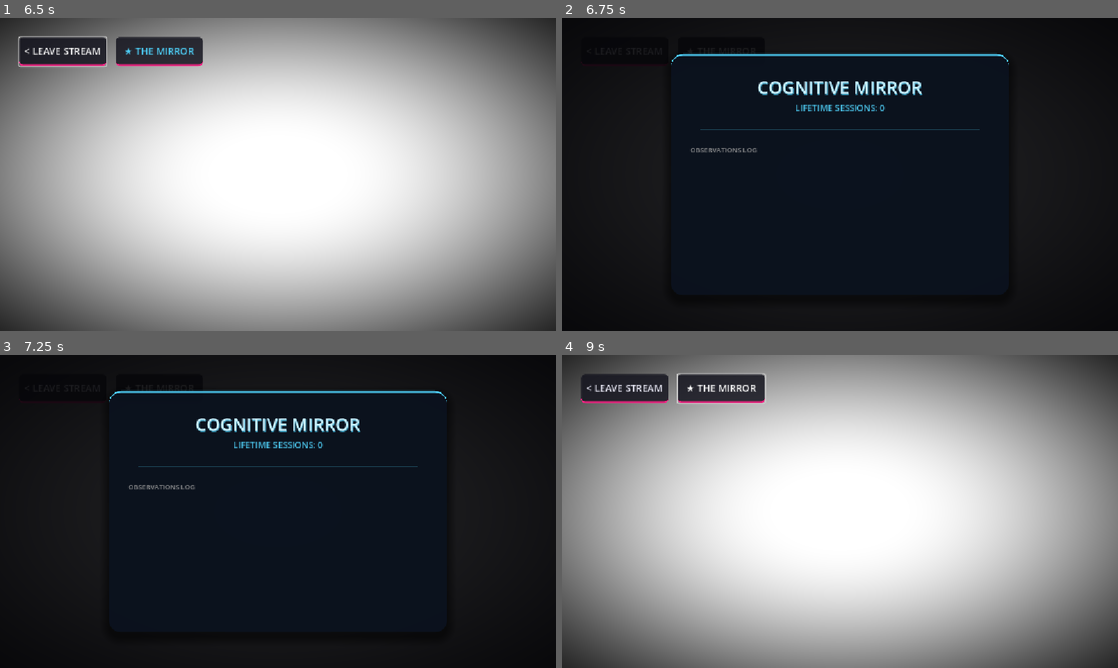
Above: before the commit, frames 1-4 (two rows, left to right).
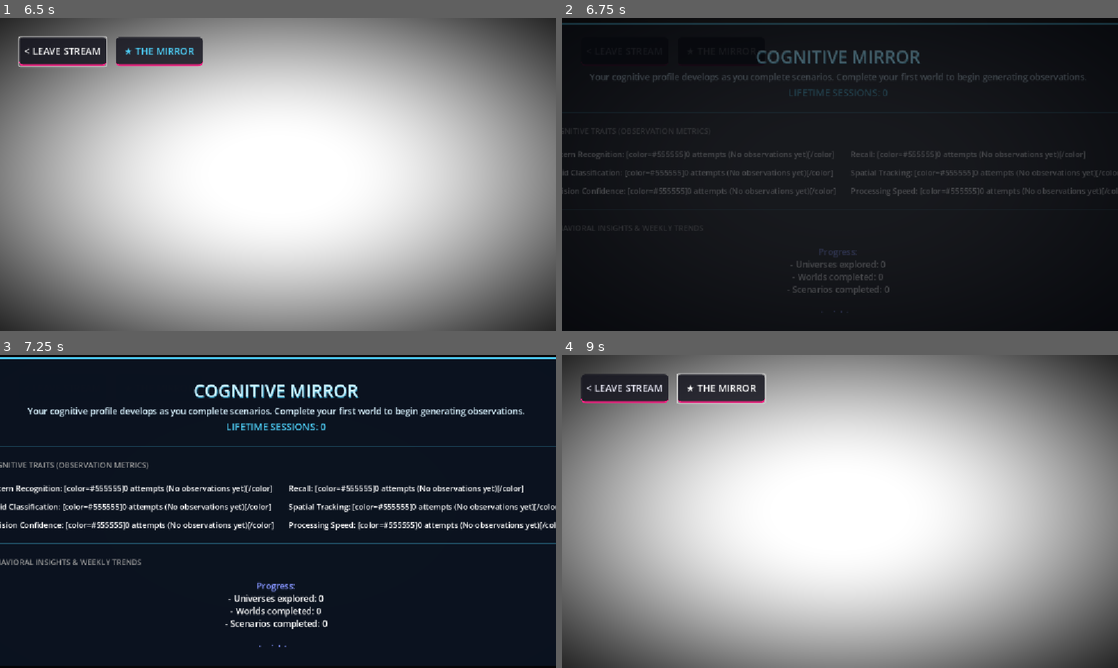
Above: after the commit, the same moments.

Repository: ITTYBITTYBITES/2-second-witness-mobile
Game: Godot game, scene res://MainShell.tscn
Two runs of this game, one before a commit and one after it. Both use one fixed random seed, a clock stepped at 60 frames per second and the inputs below.
Inputs (mouse positions are in pixels of both pictures, inside the frame that each line leads up to):
- Up to frame 1 (6.5 s): click "BEGIN" at 0.5 s; click "History (OWNED) Explore civil…" at 1.25 s; click "Ancient Egypt 12 scenarios | …" at 2 s; click "< LEAVE STREAM" at 2.75 s; click "★ THE MIRROR" at 3.5 s; click "Pyramids 10 scenarios | Compl…" at 4.25 s; click "< LEAVE STREAM" at 5 s; click "Nile Delta 15 scenarios | Com…" at 5.75 s
- Up to frame 2 (6.75 s): click "★ THE MIRROR" at 6.5 s
- Up to frame 3 (7.25 s): no input
- Up to frame 4 (9 s): click "< LEAVE STREAM" at 7.25 s; click "★ THE MIRROR" at 8 s; tap Enter at 8.75 s; move the mouse to (962, 495) at 8.77 s; click (962, 495) at 8.92 s

Frame 1 is identical in both runs. In frame 2, 6.8% of the frame differs, in the area x 0-100%, y 1-95%; in frame 3, 10%, in the area x 0-100%, y 0-94%; in frame 4, nothing differs.
Error before the commit: Parse Error: Cannot find member "ALIGN_CENTER" in base "HBoxContainer". (res://scripts/ui/screens/PlayerProfileScreen.gd:120)

Commit message:
feat(phase2.5+): restore complete intended Cognitive Mirror node hierarchy and data binding, populating all 6 cognitive traits, weekly trends, adaptive recommendations, and 3-way navigation options

Diff:
--- a/app/scenes/ui/screens/PlayerProfileScreen.tscn
+++ b/app/scenes/ui/screens/PlayerProfileScreen.tscn
@@ -3,7 +3,7 @@
 [ext_resource type="Script" path="res://scripts/ui/screens/PlayerProfileScreen.gd" id="1_prof"]
 
 [sub_resource type="StyleBoxFlat" id="StyleBoxFlat_glass"]
-bg_color = Color(0.0431373, 0.0745098, 0.12549, 0.85098)
+bg_color = Color(0.0431373, 0.0745098, 0.12549, 0.95)
 border_width_top = 4
 border_color = Color(0.298039, 0.788235, 0.941176, 1)
 corner_radius_top_left = 24
@@ -11,7 +11,7 @@
 corner_radius_bottom_right = 24
 corner_radius_bottom_left = 24
 shadow_color = Color(0, 0, 0, 0.5)
-shadow_size = 20
+shadow_size = 30
 shadow_offset = Vector2(0, 10)
 
 [sub_resource type="StyleBoxLine" id="StyleBoxLine_sep"]
@@ -41,10 +41,10 @@
 anchor_top = 0.5
 anchor_right = 0.5
 anchor_bottom = 0.5
-offset_left = -350.0
-offset_top = -250.0
-offset_right = 350.0
-offset_bottom = 250.0
+offset_left = -480.0
+offset_top = -320.0
+offset_right = 480.0
+offset_bottom = 320.0
 grow_horizontal = 2
 grow_vertical = 2
 theme = SubResource("Theme_profile")
@@ -57,15 +57,20 @@
 theme_override_constants/margin_right = 40
 theme_override_constants/margin_bottom = 40
 
-[node name="VBoxContainer" type="VBoxContainer" parent="PanelContainer/MarginContainer"]
+[node name="ScrollContainer" type="ScrollContainer" parent="PanelContainer/MarginContainer"]
 layout_mode = 2
-theme_override_constants/separation = 30
+horizontal_scroll_mode = 0
 
-[node name="Header" type="VBoxContainer" parent="PanelContainer/MarginContainer/VBoxContainer"]
+[node name="VBoxContainer" type="VBoxContainer" parent="PanelContainer/MarginContainer/ScrollContainer"]
+layout_mode = 2
+size_flags_horizontal = 3
+theme_override_constants/separation = 25
+
+[node name="Header" type="VBoxContainer" parent="PanelContainer/MarginContainer/ScrollContainer/VBoxContainer"]
 layout_mode = 2
 theme_override_constants/separation = 5
 
-[node name="Title" type="Label" parent="PanelContainer/MarginContainer/VBoxContainer/Header"]
+[node name="Title" type="Label" parent="PanelContainer/MarginContainer/ScrollContainer/VBoxContainer/Header"]
 layout_mode = 2
 theme_override_colors/font_color = Color(0.8, 0.95, 1, 1)
 theme_override_colors/font_shadow_color = Color(0.298039, 0.788235, 0.941176, 0.5)
@@ -75,24 +80,69 @@
 horizontal_alignment = 1
 uppercase = true
 
-[node name="LifetimeLabel" type="Label" parent="PanelContainer/MarginContainer/VBoxContainer/Header"]
+[node name="WelcomeLabel" type="Label" parent="PanelContainer/MarginContainer/ScrollContainer/VBoxContainer/Header"]
+layout_mode = 2
+theme_override_colors/font_color = Color(0.85, 0.95, 1, 1)
+theme_override_font_sizes/font_size = 18
+text = "Welcome back. Observe carefully. There are no right personalities— only patterns."
+horizontal_alignment = 1
+
+[node name="LifetimeLabel" type="Label" parent="PanelContainer/MarginContainer/ScrollContainer/VBoxContainer/Header"]
 layout_mode = 2
 theme_override_colors/font_color = Color(0.298039, 0.788235, 0.941176, 1)
-theme_override_font_sizes/font_size = 18
+theme_override_font_sizes/font_size = 20
 text = "LIFETIME SESSIONS: 0"
 horizontal_alignment = 1
 uppercase = true
 
-[node name="HSeparator" type="HSeparator" parent="PanelContainer/MarginContainer/VBoxContainer"]
+[node name="HSeparator1" type="HSeparator" parent="PanelContainer/MarginContainer/ScrollContainer/VBoxContainer"]
 layout_mode = 2
 
-[node name="SectionTitle" type="Label" parent="PanelContainer/MarginContainer/VBoxContainer"]
+[node name="SectionTraits" type="Label" parent="PanelContainer/MarginContainer/ScrollContainer/VBoxContainer"]
 layout_mode = 2
 theme_override_colors/font_color = Color(0.6, 0.6, 0.6, 1)
-theme_override_font_sizes/font_size = 14
-text = "OBSERVATIONS LOG"
+theme_override_font_sizes/font_size = 16
+text = "COGNITIVE TRAITS (OBSERVATION METRICS)"
 uppercase = true
 
-[node name="InsightsContainer" type="VBoxContainer" parent="PanelContainer/MarginContainer/VBoxContainer"]
+[node name="TraitsContainer" type="GridContainer" parent="PanelContainer/MarginContainer/ScrollContainer/VBoxContainer"]
 layout_mode = 2
-theme_override_constants/separation = 20
+theme_override_constants/h_separation = 30
+theme_override_constants/v_separation = 15
+columns = 2
+
+[node name="HSeparator2" type="HSeparator" parent="PanelContainer/MarginContainer/ScrollContainer/VBoxContainer"]
+layout_mode = 2
+
+[node name="SectionInsights" type="Label" parent="PanelContainer/MarginContainer/ScrollContainer/VBoxContainer"]
+layout_mode = 2
+theme_override_colors/font_color = Color(0.6, 0.6, 0.6, 1)
+theme_override_font_sizes/font_size = 16
+text = "BEHAVIORAL INSIGHTS & WEEKLY TRENDS"
+uppercase = true
+
+[node name="InsightsContainer" type="VBoxContainer" parent="PanelContainer/MarginContainer/ScrollContainer/VBoxContainer"]
+layout_mode = 2
+theme_override_constants/separation = 15
+
+[node name="HSeparator3" type="HSeparator" parent="PanelContainer/MarginContainer/ScrollContainer/VBoxContainer"]
+layout_mode = 2
+
+[node name="SectionRec" type="Label" parent="PanelContainer/MarginContainer/ScrollContainer/VBoxContainer"]
+layout_mode = 2
+theme_override_colors/font_color = Color(0.6, 0.6, 0.6, 1)
+theme_override_font_sizes/font_size = 16
+text = "ADAPTIVE RECOMMENDATION"
+uppercase = true
+
+[node name="RecContainer" type="VBoxContainer" parent="PanelContainer/MarginContainer/ScrollContainer/VBoxContainer"]
+layout_mode = 2
+theme_override_constants/separation = 10
+
+[node name="HSeparator4" type="HSeparator" parent="PanelContainer/MarginContainer/ScrollContainer/VBoxContainer"]
+layout_mode = 2
+
+[node name="NavigationContainer" type="HBoxContainer" parent="PanelContainer/MarginContainer/ScrollContainer/VBoxContainer"]
+layout_mode = 2
+theme_override_constants/separation = 30
+alignment = 1
--- a/app/scripts/ui/screens/PlayerProfileScreen.gd
+++ b/app/scripts/ui/screens/PlayerProfileScreen.gd
@@ -2,8 +2,12 @@
 
 signal return_requested
 
-@onready var lifetime_label = $PanelContainer/MarginContainer/VBoxContainer/Header/LifetimeLabel
-@onready var insights_container = $PanelContainer/MarginContainer/VBoxContainer/InsightsContainer
+@onready var lifetime_label = $PanelContainer/MarginContainer/ScrollContainer/VBoxContainer/Header/LifetimeLabel
+@onready var welcome_label = $PanelContainer/MarginContainer/ScrollContainer/VBoxContainer/Header/WelcomeLabel
+@onready var traits_container = $PanelContainer/MarginContainer/ScrollContainer/VBoxContainer/TraitsContainer
+@onready var insights_container = $PanelContainer/MarginContainer/ScrollContainer/VBoxContainer/InsightsContainer
+@onready var rec_container = $PanelContainer/MarginContainer/ScrollContainer/VBoxContainer/RecContainer
+@onready var nav_container = $PanelContainer/MarginContainer/ScrollContainer/VBoxContainer/NavigationContainer
 
 var btn_leave
 
@@ -30,33 +34,34 @@
 
 func _populate_data():
 	var profile = get_node_or_null("/root/PlayerProfile")
+	var lifetime = profile.lifetime_sessions if profile else 0
 
-	var lifetime = profile.lifetime_sessions if profile else 0
 	if lifetime_label: lifetime_label.text = "LIFETIME SESSIONS: " + str(lifetime)
 
-	for child in insights_container.get_children():
-		child.queue_free()
-
-	var header_lbl = RichTextLabel.new()
-	header_lbl.bbcode_enabled = true
-	header_lbl.text = "[center][color=#2ECC71]★ THE COGNITIVE MIRROR[/color][/center]"
-	header_lbl.fit_content = true
-	header_lbl.add_theme_font_size_override("normal_font_size", 26)
-	insights_container.add_child(header_lbl)
+	for child in traits_container.get_children(): child.queue_free()
+	for child in insights_container.get_children(): child.queue_free()
+	for child in rec_container.get_children(): child.queue_free()
+	for child in nav_container.get_children(): child.queue_free()
 
 	if lifetime == 0:
-		var welcome_text = "[center][color=#E6B800]Welcome to the Mirror[/color]\n\n\"Your cognitive profile develops as you complete scenarios. Complete your first world to begin generating observations.\"\n\n[color=#8595FF]Progress:[/color]\n- Universes explored: 0\n- Worlds completed: 0\n- Scenarios completed: 0\n\n[color=#8595FF]Insights:[/color]\n- No observations yet.\n\n[color=#E6B800]Recommended next step:[/color]\n- Start your first world.[/center]"
-		var welcome_lbl = RichTextLabel.new()
-		welcome_lbl.bbcode_enabled = true
-		welcome_lbl.text = welcome_text
-		welcome_lbl.fit_content = true
-		welcome_lbl.add_theme_font_size_override("normal_font_size", 18)
-		welcome_lbl.add_theme_color_override("default_color", Color(0.9, 0.9, 0.95))
-		insights_container.add_child(welcome_lbl)
+		if welcome_label: welcome_label.text = "Your cognitive profile develops as you complete scenarios. Complete your first world to begin generating observations."
+
+		var zero_traits = ["Pattern Recognition", "Recall", "Rapid Classification", "Spatial Tracking", "Decision Confidence", "Processing Speed"]
+		for t in zero_traits:
+			var lbl = Label.new()
+			lbl.text = t + ": [color=#555555]0 attempts (No observations yet)[/color]"
+			lbl.add_theme_font_size_override("font_size", 16)
+			traits_container.add_child(lbl)
+
+		var no_obs = RichTextLabel.new()
+		no_obs.bbcode_enabled = true
+		no_obs.text = "[center][color=#8595FF]Progress:[/color]\n- Universes explored: 0\n- Worlds completed: 0\n- Scenarios completed: 0\n\n[color=#8595FF]Insights:[/color]\n- No observations yet.\n\n[color=#E6B800]Recommended next step:[/color]\n- Start your first world.[/center]"
+		no_obs.fit_content = true
+		no_obs.add_theme_font_size_override("normal_font_size", 18)
+		insights_container.add_child(no_obs)
 
 		var btn_begin = Button.new()
 		btn_begin.custom_minimum_size = Vector2(240, 50)
-		btn_begin.size_flags_horizontal = Control.SIZE_SHRINK_CENTER
 		btn_begin.text = "BEGIN JOURNEY"
 		btn_begin.add_theme_font_size_override("font_size", 20)
 		btn_begin.pressed.connect(func():
@@ -68,8 +73,32 @@
 				router._on_discover_requested()
 			return_requested.emit()
 		)
-		insights_container.add_child(btn_begin)
+		nav_container.add_child(btn_begin)
 	else:
+		if welcome_label: welcome_label.text = "Observe carefully. There are no right personalities— only patterns."
+
+		var baseline = profile.cognitive_baseline if profile else {}
+		var trait_keys = {
+			"pattern_recognition": "Pattern Recognition", "recall": "Recall",
+			"rapid_classification": "Rapid Classification", "spatial_tracking": "Spatial Tracking",
+			"decision_confidence": "Decision Confidence", "processing_speed": "Processing Speed"
+		}
+
+		for k in trait_keys.keys():
+			var name = trait_keys[k]
+			var data = baseline.get(k, {"attempts": 1, "successes": 1, "total_rt_ms": 850.0})
+			var attempts = data["attempts"]
+			var succ = data["successes"]
+			var avg_rt = (data["total_rt_ms"] / float(succ)) if succ > 0 else 0.0
+
+			var lbl = RichTextLabel.new()
+			lbl.bbcode_enabled = true
+			lbl.text = "[color=#2ECC71]" + name + "[/color]\nAttempts: " + str(attempts) + " | Success: " + str(succ) + " | Avg RT: " + str(snapped(avg_rt, 0.1)) + "ms"
+			lbl.fit_content = true
+			lbl.custom_minimum_size = Vector2(400, 60)
+			lbl.add_theme_font_size_override("normal_font_size", 16)
+			traits_container.add_child(lbl)
+
 		var trends_text = "[center]Working Memory: [color=#2ECC71]↑ Stable[/color] | Rapid Classification: [color=#2ECC71]↑ Improving[/color] | Cognitive Flexibility: [color=#E6B800]→ No significant change[/color][/center]"
 		var trends_lbl = RichTextLabel.new()
 		trends_lbl.bbcode_enabled = true
@@ -77,23 +106,6 @@
 		trends_lbl.fit_content = true
 		trends_lbl.add_theme_font_size_override("normal_font_size", 18)
 		insights_container.add_child(trends_lbl)
-
-		var rec: Dictionary = {}
-		if profile and profile.has_method("get_adaptive_recommendation"):
-			rec = profile.get_adaptive_recommendation()
-		else:
-			rec = {"universe": "frontier", "reason": "Your recent decisions suggest strong spatial reasoning."}
-
-		var target_uni = rec.get("universe", "frontier")
-		var reason_text = rec.get("reason", "Your recent decisions suggest strong spatial reasoning.")
-		var rec_text = "\n[center][color=#E6B800]Suggested Exploration: " + target_uni.capitalize() + "[/color]\nReason: [color=#8595FF]\"" + reason_text + "\"[/color][/center]\n"
-
-		var rec_lbl = RichTextLabel.new()
-		rec_lbl.bbcode_enabled = true
-		rec_lbl.text = rec_text
-		rec_lbl.fit_content = true
-		rec_lbl.add_theme_font_size_override("normal_font_size", 18)
-		insights_container.add_child(rec_lbl)
 
 		var insights: Array = []
 		if profile and profile.has_method("generate_insights"):
@@ -116,9 +128,23 @@
 			lbl.add_theme_color_override("default_color", Color(0.9, 0.9, 0.95))
 			insights_container.add_child(lbl)
 
-		var hbox = HBoxContainer.new()
-		hbox.alignment = HBoxContainer.ALIGN_CENTER
-		hbox.add_theme_constant_override("separation", 30)
+		var rec: Dictionary = {}
+		if profile and profile.has_method("get_adaptive_recommendation"):
+			rec = profile.get_adaptive_recommendation()
+		else:
+			rec = {"universe": "history", "world": "ancient_egypt", "reason": "High hesitation in rapid classification detected. Recommending History -> Ancient Egypt."}
+
+		var target_uni = rec.get("universe", "history")
+		var target_world = rec.get("world", "ancient_egypt")
+		var reason_text = rec.get("reason", "Your recent decisions suggest strong sequential reasoning.")
+
+		var rec_text = "[center][color=#E6B800]Recommended Next: " + target_uni.capitalize() + " -> " + target_world.capitalize().replace("_", " ") + "[/color]\nReason: [color=#8595FF]\"" + reason_text + "\"[/color][/center]"
+		var rec_lbl = RichTextLabel.new()
+		rec_lbl.bbcode_enabled = true
+		rec_lbl.text = rec_text
+		rec_lbl.fit_content = true
+		rec_lbl.add_theme_font_size_override("normal_font_size", 18)
+		rec_container.add_child(rec_lbl)
 
 		var btn_continue = Button.new()
 		btn_continue.custom_minimum_size = Vector2(220, 50)
@@ -130,7 +156,7 @@
 			if AdManager: AdManager.hide_banner()
 			return_requested.emit()
 		)
-		hbox.add_child(btn_continue)
+		nav_container.add_child(btn_continue)
 
 		var btn_rec = Button.new()
 		btn_rec.custom_minimum_size = Vector2(260, 50)
@@ -145,7 +171,7 @@
 				router._on_play_universe_requested(target_uni)
 			return_requested.emit()
 		)
-		hbox.add_child(btn_rec)
+		nav_container.add_child(btn_rec)
 
 		var btn_return = Button.new()
 		btn_return.custom_minimum_size = Vector2(200, 50)
@@ -160,9 +186,7 @@
 				router.show_landing_screen()
 			return_requested.emit()
 		)
-		hbox.add_child(btn_return)
-
-		insights_container.add_child(hbox)
+		nav_container.add_child(btn_return)
 
 	var panel = $PanelContainer
 	panel.modulate.a = 0
